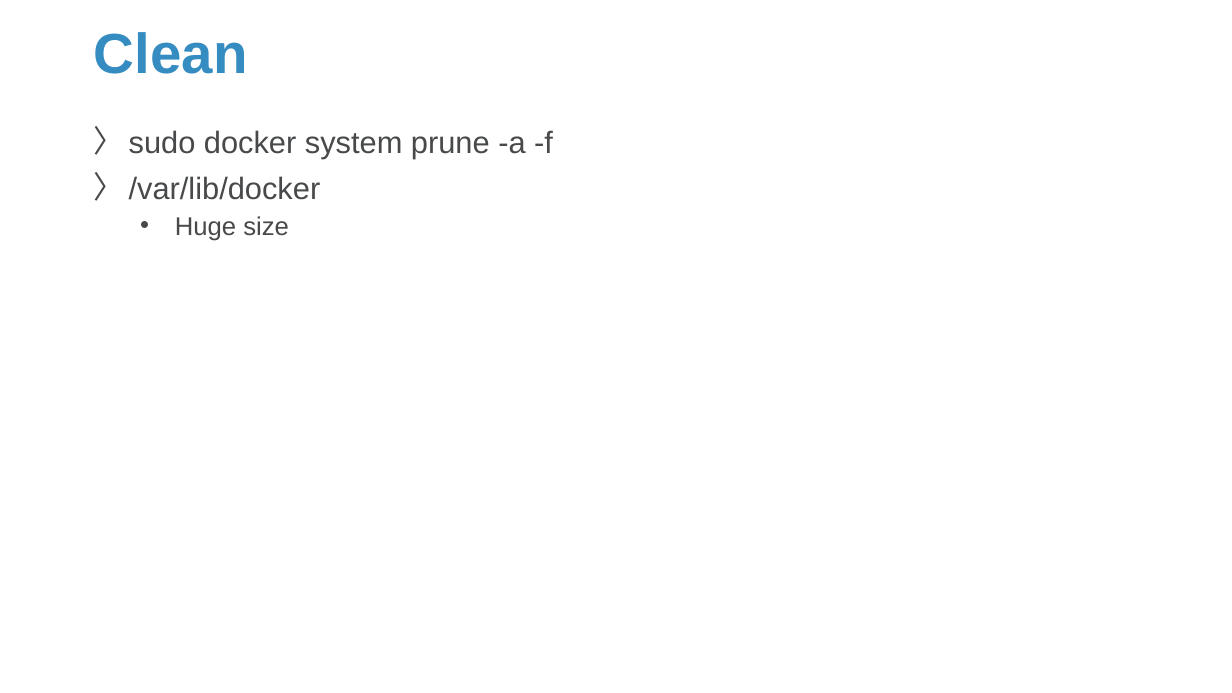
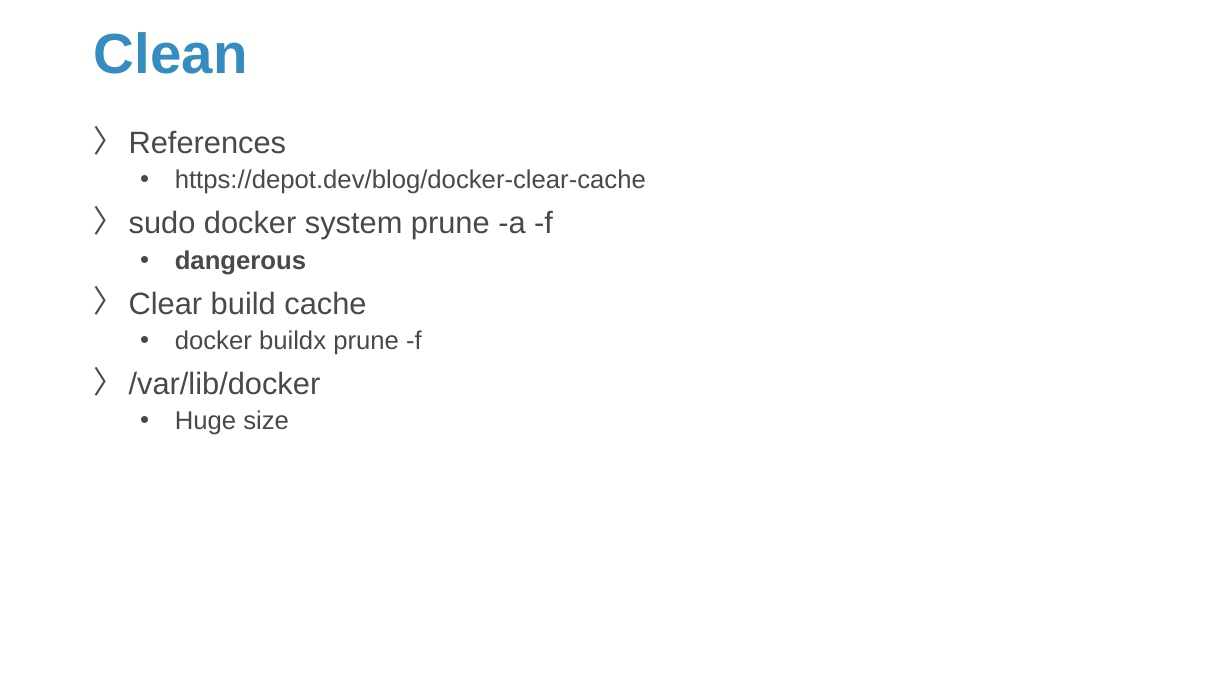
Before and after one commit to Sparks-Lu/TechNotes, a slide deck: slide 27 of Misc/Docker-Notes.pptx (slide 23 before the commit). Drawn at 1232x693 pixels with LibreOffice and Linux fonts; fonts in the diff are those of the drawing; background and template pictures are left out. Boxes give left, top, right and bottom in pixels: in the first picture for what was removed or moved away, otherwise in the second. Text is boxed around its words. In the diff, an @@ line names an element or a change of style, - is before the commit and + after.

```diff
--- a/Misc/Docker-Notes.pptx
+++ b/Misc/Docker-Notes.pptx
@@ text at (x1=129, y1=130, x2=646, y2=194): paragraphs added @@
+〉 References
+  • https://depot.dev/blog/docker-clear-cache
@@ text at (x1=129, y1=250, x2=422, y2=355): paragraphs added @@
+  • dangerous
+〉 Clear build cache
+  • docker buildx prune -f
```
Also in this commit, not shown: 11 other slides changed, 7 slides added, 8 other files.
